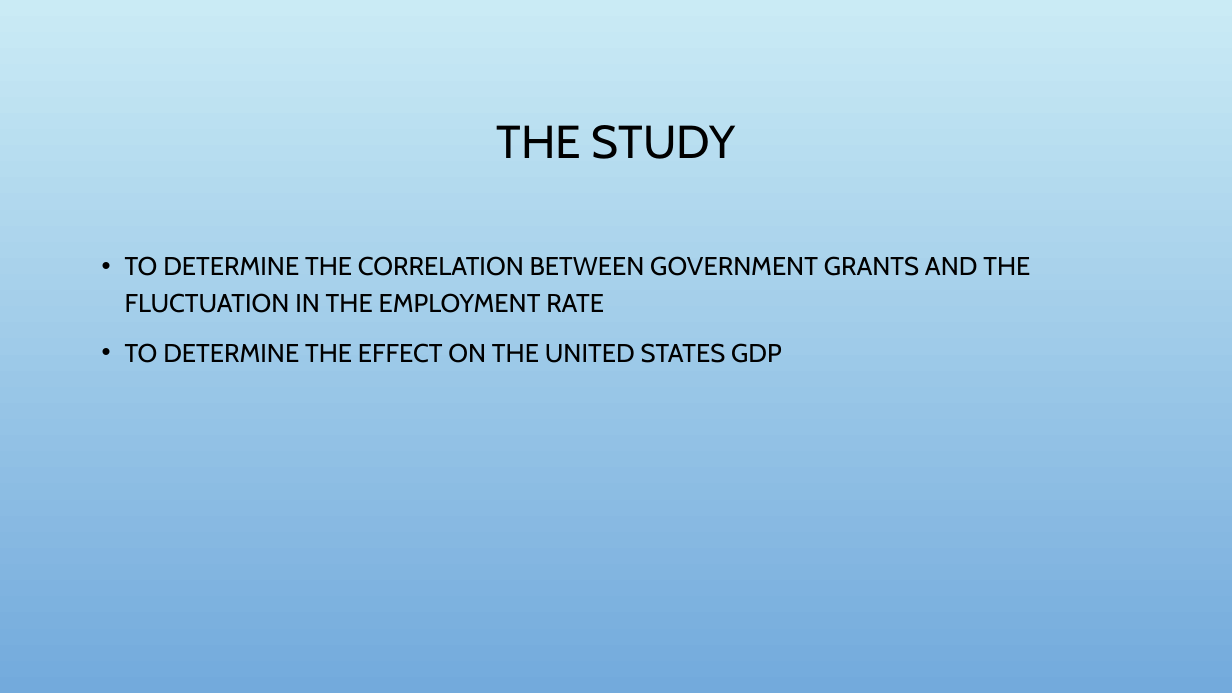
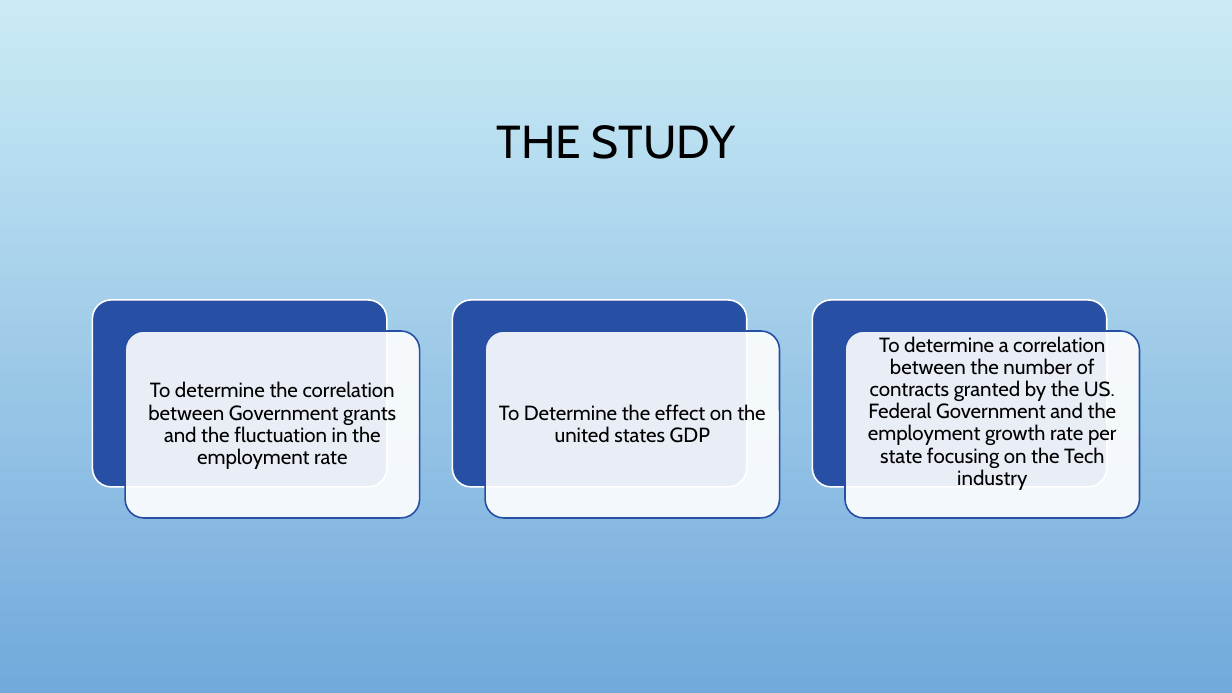
Before and after one commit to evlight/Project, a slide deck: slide 2 of Federal Government Contracts Analysis.pptx. Drawn at 1232x693 pixels with LibreOffice and Linux fonts; fonts in the diff are those of the drawing; background and template pictures are left out. Boxes give left, top, right and bottom in pixels: in the first picture for what was removed or moved away, otherwise in the second. Text is boxed around its words. In the diff, an @@ line names an element or a change of style, - is before the commit and + after.

Commit message:
Federal Government Contracts Analysis

```diff
--- a/Federal Government Contracts Analysis.pptx
+++ b/Federal Government Contracts Analysis.pptx
@@ text removed at (125, 256, 1030, 363) @@
-• TO DETERMINE THE CORRELATION BETWEEN GOVERNMENT GRANTS AND THE FLUCTUATION IN THE EMPLOYMENT RATE
-• TO DETERMINE THE EFFECT ON THE UNITED STATES GDP
@@ group added at (92, 300, 1141, 518): 6 rounded rectangles, 3 texts @@
+To determine the correlation between Government grants and the fluctuation in the employment rate
+To Determine the effect on the united states GDP
+To determine a correlation between the number of contracts granted by the US. Federal Government and the employment growth rate per state focusing on the Tech industry
```
Also in this commit, not shown: 4 other slides changed, 1 slide added, 1 slide removed.
